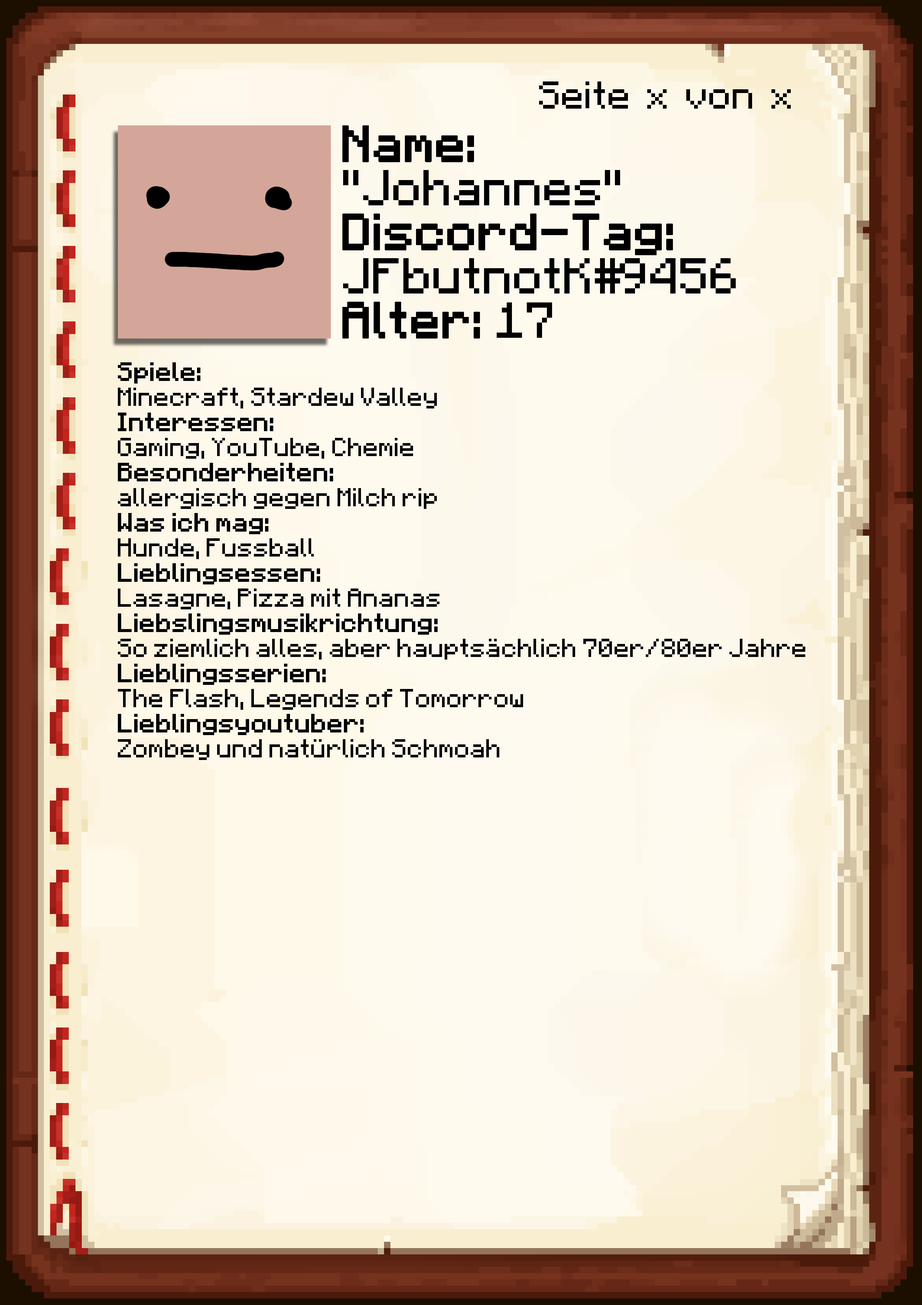
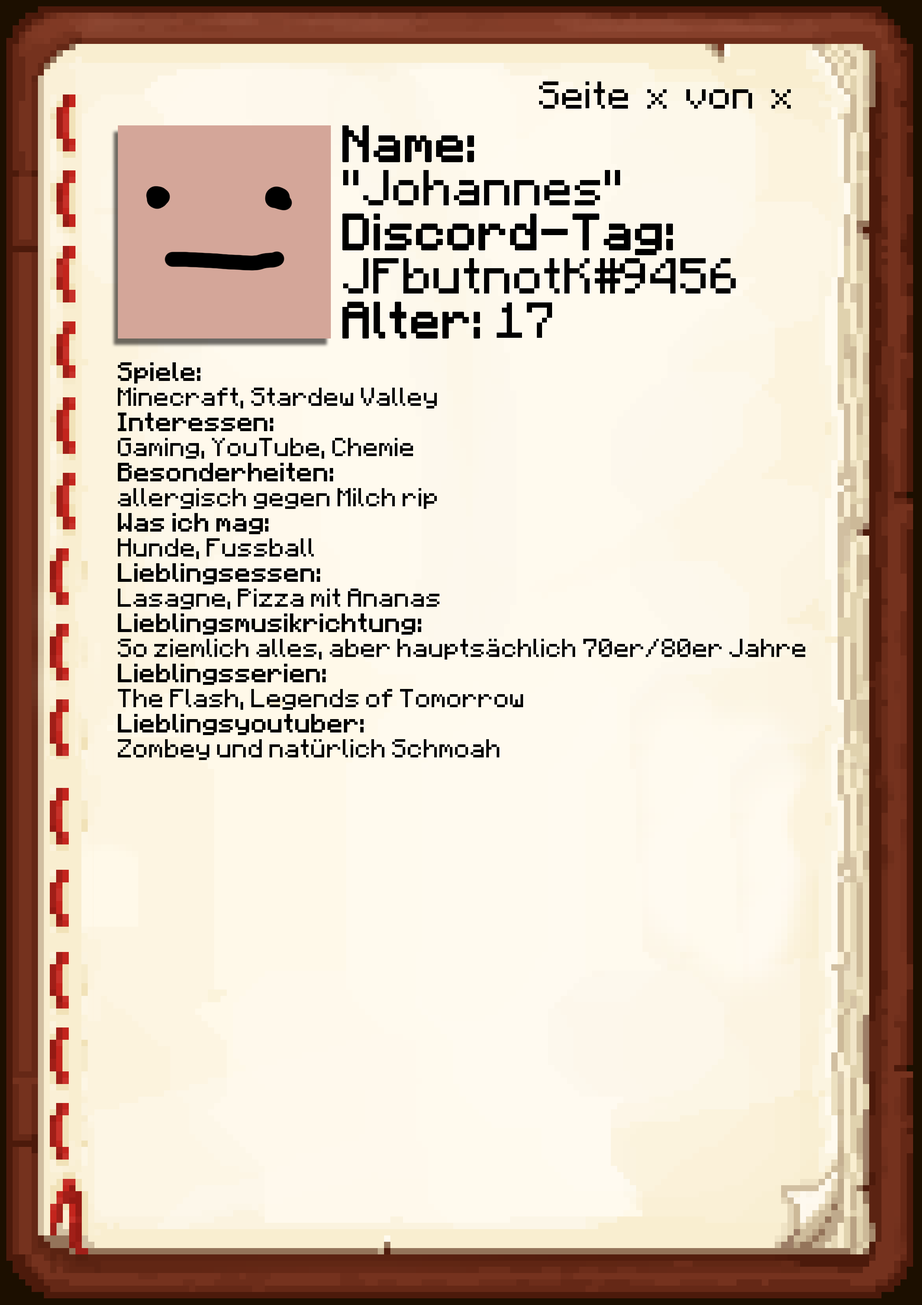
Two versions of the same layered image (922×1305). Layer-by-layer changes:
painted on "Unten" over (x1=172, y1=613, x2=438, y2=635)
